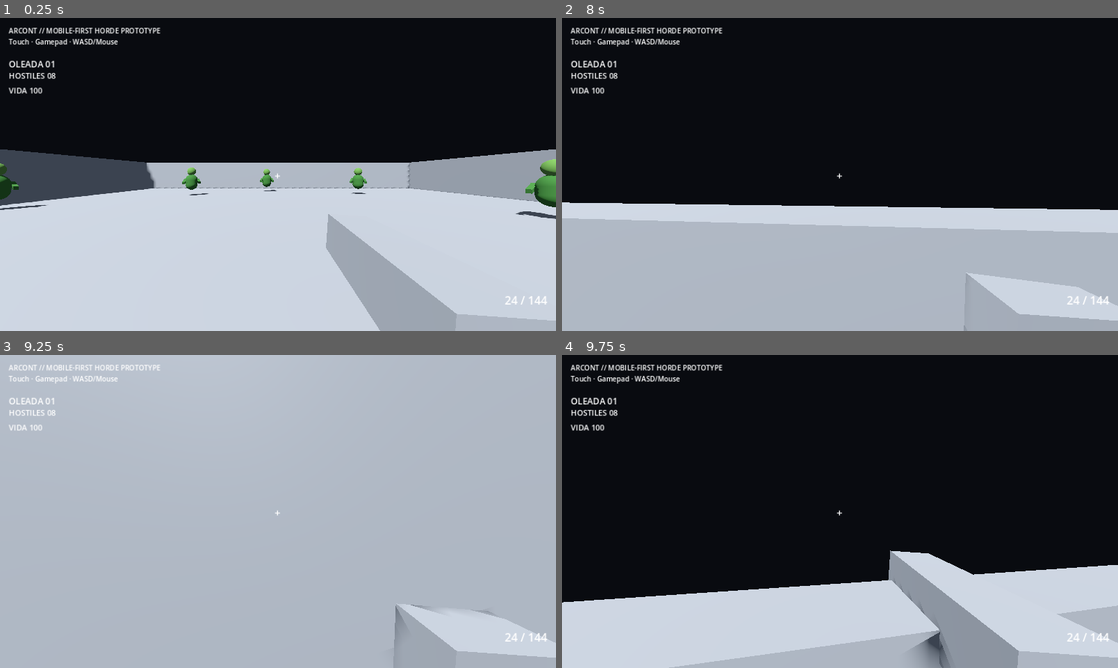
Above: before the commit, frames 1-4 (two rows, left to right).
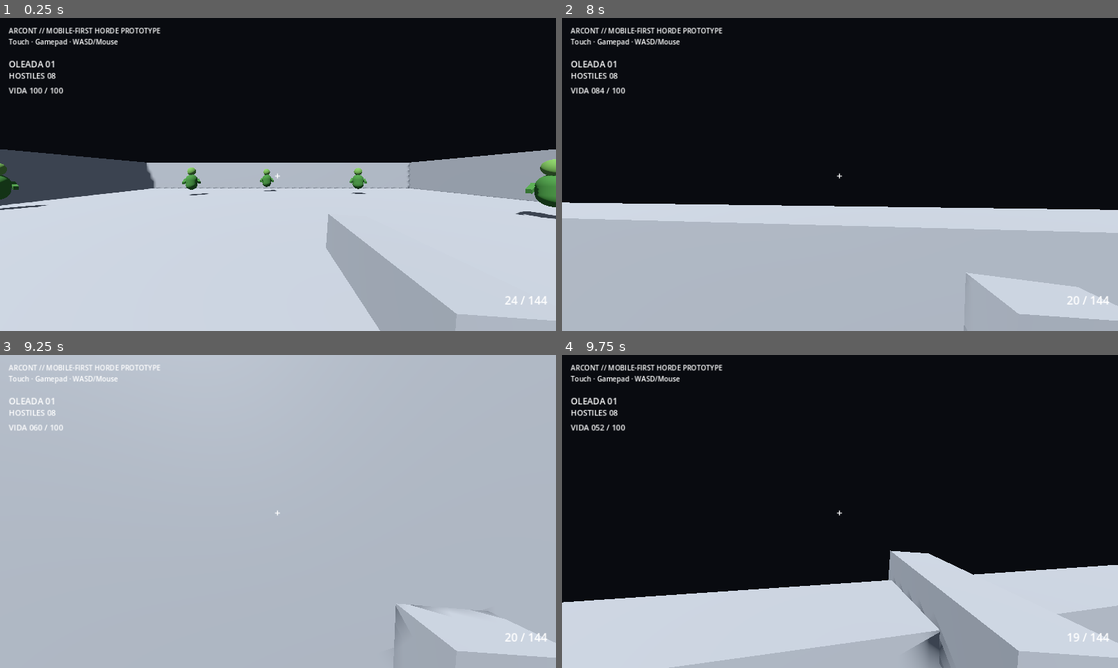
Above: after the commit, the same moments.

Repository: heliossamuelhernandezreyes/Arcont
Game: Godot game, scene res://scenes/main.tscn
Two runs of this game, one before a commit and one after it. Both use one fixed random seed, a clock stepped at 60 frames per second and the inputs below.
Inputs (mouse positions are in pixels of both pictures, inside the frame that each line leads up to):
- Up to frame 1 (0.25 s): no input
- Up to frame 2 (8 s): move the mouse to (867, 174) at 0.52 s; hold Shift (sprint) 0.53-1.28 s; hold W (move_forward) 0.53-5.78 s; click (867, 174) at 0.67 s; tap Space (jump) at 0.77, 1.52, 3.02, 3.77, 4.52, 6.02, 6.77, 7.52 s; move the mouse to (812, 174) at 1.27 s; tap Shift (sprint) every 1.5 s from 1.35 to 7.35 s; move the mouse to (851, 168) at 2.02 s; hold Shift (sprint) 2.03-2.78 s; move the mouse to (834, 180) at 2.77 s; click (834, 180) at 2.92 s; move the mouse to (878, 177) at 3.52 s; hold Shift (sprint) 3.53-4.28 s; move the mouse to (795, 171) at 4.27 s; move the mouse to (845, 174) at 5.02 s; hold Shift (sprint) 5.03-5.78 s; click (845, 174) at 5.17 s; move the mouse to (817, 168) at 5.77 s; hold D (move_right) 5.78-6.53 s; move the mouse to (867, 174) at 6.52 s; hold Shift (sprint) 6.53-7.28 s; hold W (move_forward) from 6.53 s (still down); move the mouse to (812, 174) at 7.27 s; click (812, 174) at 7.42 s
- Up to frame 3 (9.25 s): move the mouse to (289, 505) at 8.02 s; hold Shift (sprint) 8.03-8.78 s; move the mouse to (272, 517) at 8.77 s; release W (move_forward) at 8.78 s; hold A (move_left) from 8.78 s (still down); tap Shift (sprint) at 8.85 s; tap Space (jump) at 9.02 s
- Up to frame 4 (9.75 s): move the mouse to (878, 514) at 9.52 s; release A (move_left) at 9.53 s; hold W (move_forward) from 9.53 s (still down); hold Shift (sprint) from 9.53 s (still down); click (878, 514) at 9.67 s

The runs differ from the first frame. In frame 1, less than 0.1% of the frame differs, in the area x 8-12%, y 22-25%; in frame 2, less than 0.1%; in frame 3, less than 0.1%; in frame 4, less than 0.1%, in the area x 5-94%, y 22-92%.

Commit message:
feat: add combat HUD and mobile-aware horde caps

Diff:
--- a/scripts/main.gd
+++ b/scripts/main.gd
@@ -6,24 +6,40 @@
 @export var wave_growth := 4
 @export var spawn_radius := 11.5
 @export var time_between_waves := 2.5
+@export var mobile_enemy_cap := 36
+@export var desktop_enemy_cap := 64
 
 var wave := 0
 var alive := 0
 var waiting_for_next_wave := false
+var game_over := false
 
 @onready var player: Node3D = $Player
+@onready var weapon: Node = $Player/Head/Camera3D/Weapon
 @onready var wave_label: Label = $HUD/Wave
 @onready var alive_label: Label = $HUD/Alive
+@onready var health_label: Label = $HUD/Health
+@onready var ammo_label: Label = $HUD/Ammo
+@onready var reload_label: Label = $HUD/Reload
+@onready var info_label: Label = $HUD/Info
 
 func _ready() -> void:
 	player.add_to_group("player")
+	player.health_changed.connect(_on_player_health_changed)
+	player.died.connect(_on_player_died)
+	weapon.ammo_changed.connect(_on_ammo_changed)
+	weapon.reload_state_changed.connect(_on_reload_state_changed)
+	_on_player_health_changed(player.health, player.max_health)
+	_on_ammo_changed(weapon.ammo_in_mag, weapon.reserve_ammo, weapon.magazine_size)
 	_start_next_wave()
 
 func _start_next_wave() -> void:
-	if waiting_for_next_wave:
+	if waiting_for_next_wave or game_over:
 		return
 	wave += 1
-	var count: int = first_wave_size + (wave - 1) * wave_growth
+	var requested: int = first_wave_size + (wave - 1) * wave_growth
+	var cap: int = mobile_enemy_cap if OS.has_feature("mobile") else desktop_enemy_cap
+	var count: int = mini(requested, cap)
 	alive = count
 	for i in count:
 		_spawn_enemy(i, count)
@@ -41,12 +57,26 @@
 func _on_enemy_died(_enemy: Node) -> void:
 	alive = maxi(alive - 1, 0)
 	_update_hud()
-	if alive == 0 and not waiting_for_next_wave:
+	if alive == 0 and not waiting_for_next_wave and not game_over:
 		waiting_for_next_wave = true
 		await get_tree().create_timer(time_between_waves).timeout
 		waiting_for_next_wave = false
 		_start_next_wave()
 
+func _on_player_health_changed(current: float, maximum: float) -> void:
+	health_label.text = "VIDA %03d / %03d" % [roundi(current), roundi(maximum)]
+
+func _on_player_died() -> void:
+	game_over = true
+	info_label.text = "ARCONT // OPERADOR CAIDO\nReinicio manual pendiente del prototipo"
+	reload_label.text = ""
+
+func _on_ammo_changed(current: int, reserve: int, _magazine_size: int) -> void:
+	ammo_label.text = "%02d / %03d" % [current, reserve]
+
+func _on_reload_state_changed(active: bool) -> void:
+	reload_label.text = "RECARGANDO..." if active else ""
+
 func _update_hud() -> void:
 	wave_label.text = "OLEADA %02d" % wave
 	alive_label.text = "HOSTILES %02d" % alive
